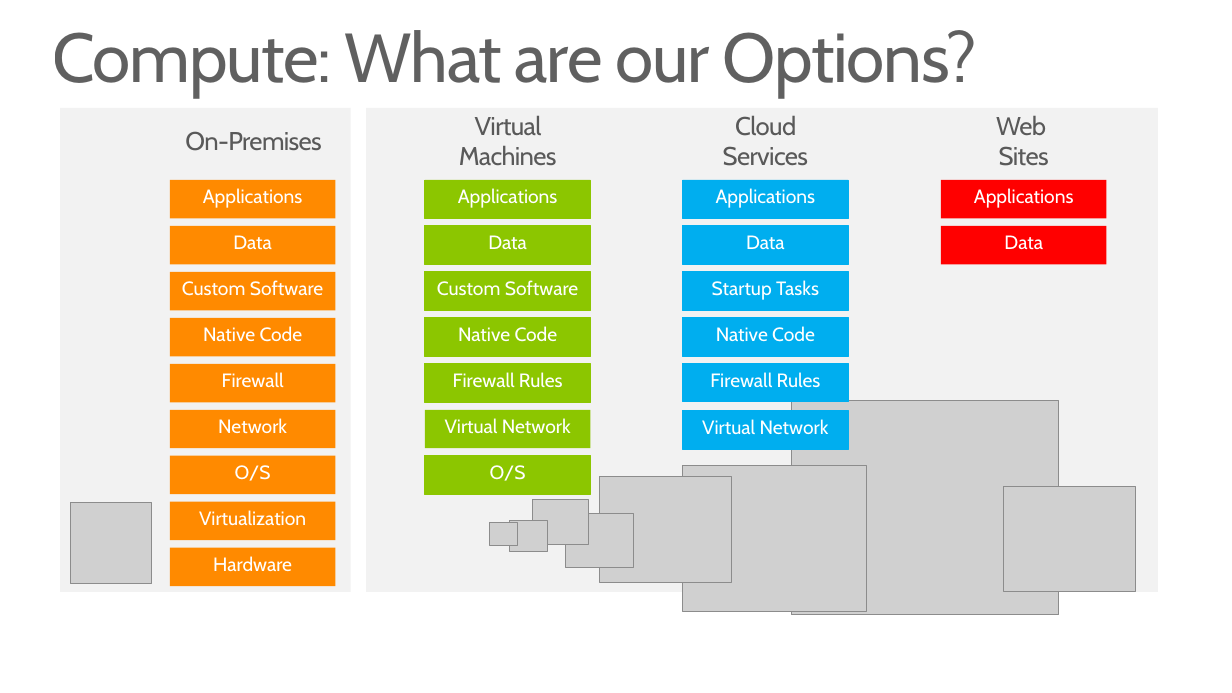
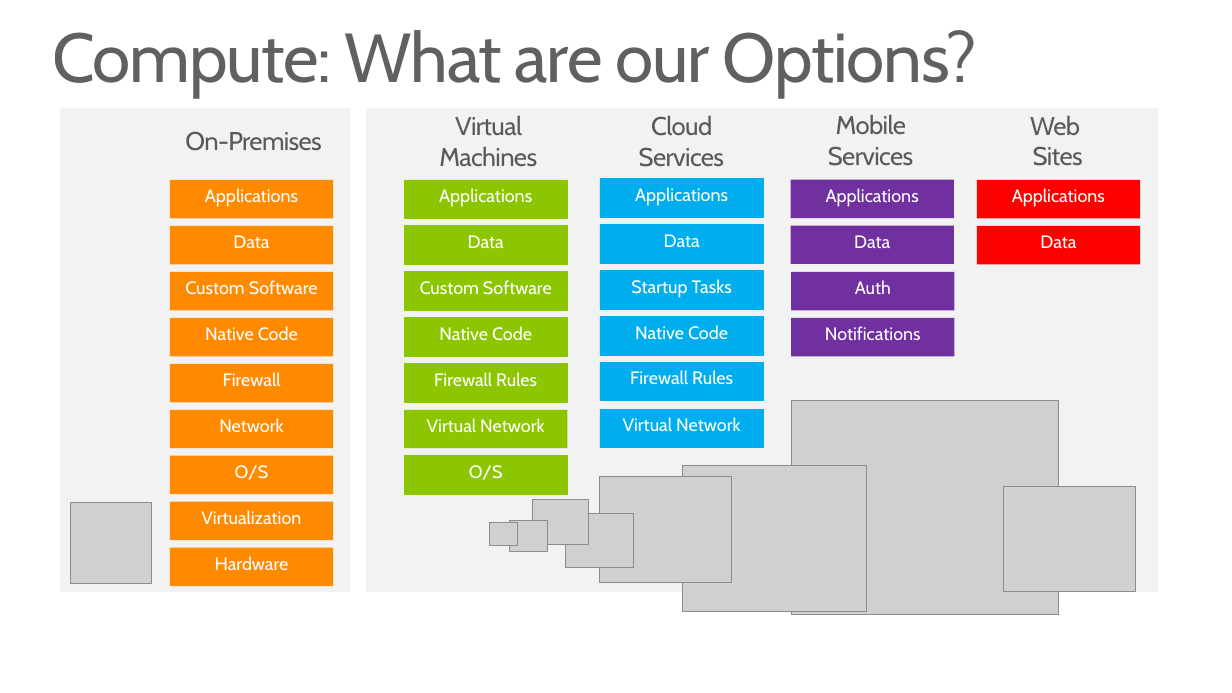
Before and after one commit to WindowsAzure-TrainingKit/PRESENTATION-Windows8AndWindowsAzureWebSites, a slide deck: slide 5 of Windows8AndWindowsAzureWebSites.pptx (slide 4 before the commit). Drawn at 1232x693 pixels with LibreOffice and Linux fonts; fonts in the diff are those of the drawing; grey boxes stand for pictures. Boxes give left, top, right and bottom in pixels: in the first picture for what was removed or moved away, otherwise in the second. Text is boxed around its words. In the diff, an @@ line names an element or a change of style, - is before the commit and + after.

```diff
--- a/Windows8AndWindowsAzureWebSites.pptx
+++ b/Windows8AndWindowsAzureWebSites.pptx
@@ text "Cloud Services": place and size @@
-text "Cloud Services" at bbox=[723, 115, 808, 166]
+text "Cloud Services" at bbox=[639, 115, 724, 167]
@@ text added at bbox=[828, 114, 913, 166], 20 pt, text #595959 @@
+  Mobile Services
@@ rectangle added at bbox=[790, 179, 954, 218], fill #7030A0, 14 pt, text #FFFFFF @@
+Applications
@@ size 15 to 14 pt in 24 elements at bbox=[170, 502, 334, 541], bbox=[170, 456, 334, 494], bbox=[170, 548, 334, 587], bbox=[170, 318, 334, 357], bbox=[170, 272, 334, 311], bbox=[170, 410, 334, 449], bbox=[170, 226, 334, 265], bbox=[170, 180, 334, 219], bbox=[170, 364, 334, 403], bbox=[404, 318, 567, 357], bbox=[404, 272, 567, 311], bbox=[404, 410, 567, 449], bbox=[404, 226, 567, 265], bbox=[404, 180, 567, 219], bbox=[404, 456, 567, 494], bbox=[404, 364, 567, 403], bbox=[977, 180, 1141, 219], bbox=[977, 226, 1141, 265], bbox=[600, 317, 763, 356], bbox=[600, 271, 763, 310], bbox=[600, 179, 763, 218], bbox=[600, 409, 763, 448], bbox=[600, 362, 763, 401], bbox=[600, 225, 763, 263] @@
@@ 6 rectangles: place and size @@
-6 rectangles at bbox=[682, 180, 848, 449]
+6 rectangles at bbox=[600, 179, 763, 448]
@@ rectangle added at bbox=[790, 226, 954, 264], fill #7030A0, 14 pt, text #FFFFFF @@
+Data
@@ 2 rectangles, 1 text: place and size @@
-2 rectangles, 1 text at bbox=[941, 115, 1106, 265]
+2 rectangles, 1 text at bbox=[977, 115, 1141, 265]
@@ rectangle added at bbox=[791, 272, 955, 311], fill #7030A0, 14 pt, text #FFFFFF @@
+Auth
@@ rectangle added at bbox=[791, 318, 955, 357], fill #7030A0, 14 pt, text #FFFFFF @@
+Notifications
@@ 7 rectangles, 1 text: place and size @@
-7 rectangles, 1 text at bbox=[425, 115, 591, 494]
+7 rectangles, 1 text at bbox=[404, 115, 567, 494]
```
Also in this commit, not shown: 1 other slide changed, 1 slide added.
